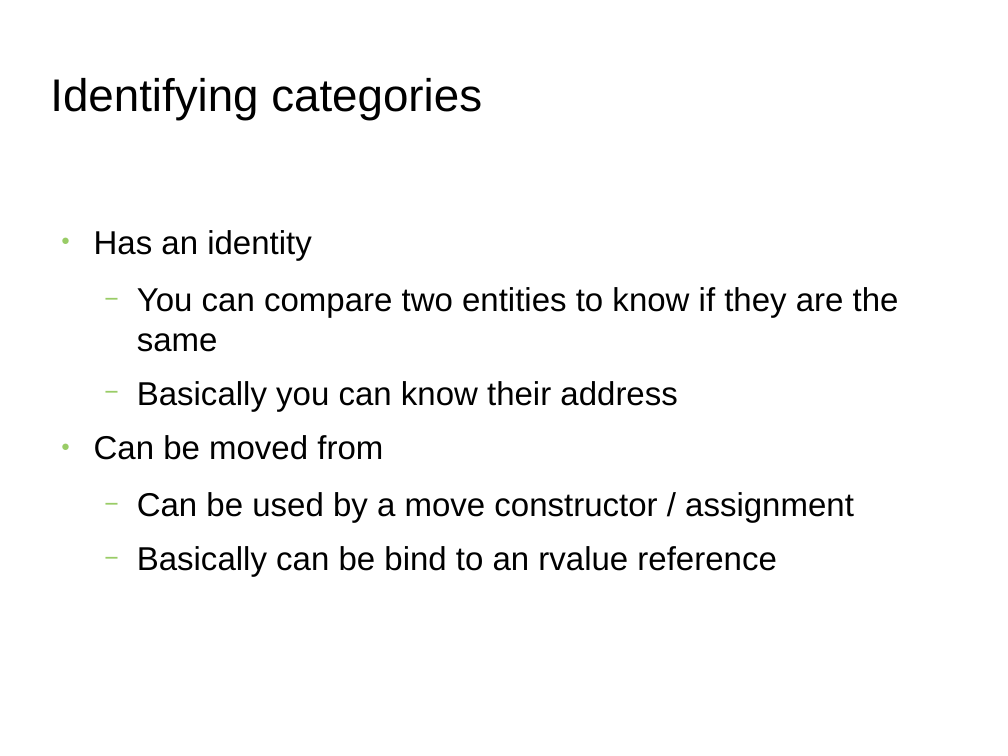
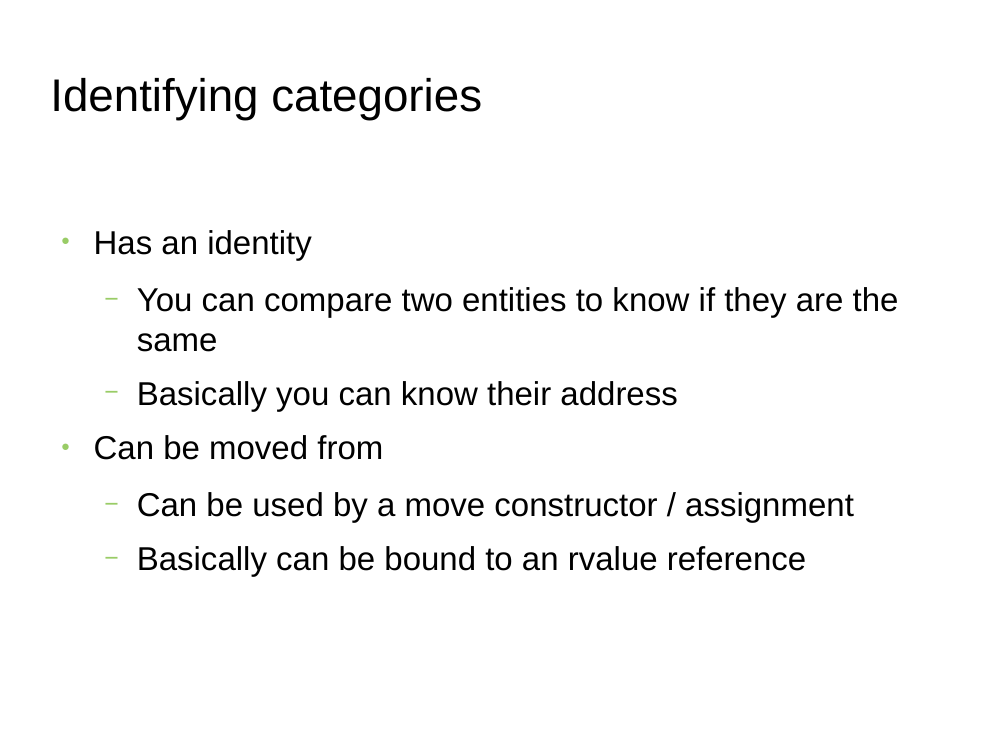
Before and after one commit to FranckRJ/CPP-trainings, a slide deck: slide 8 of traning-move.pt1.odp. Drawn at 1008x756 pixels with LibreOffice and Linux fonts; fonts in the diff are those of the drawing; background and template pictures are left out. Boxes give left, top, right and bottom in pixels: in the first picture for what was removed or moved away, otherwise in the second. Text is boxed around its words. In the diff, an @@ line names an element or a change of style, - is before the commit and + after.

```diff
--- a/traning-move.pt1.odp
+++ b/traning-move.pt1.odp
@@ text at [137, 546, 806, 577]: text changed @@
-  − Basically can be bind to an rvalue reference
+  − Basically can be bound to an rvalue reference
```
Also in this commit, not shown: 2 other slides changed, 1 slide removed, 1 other file.
